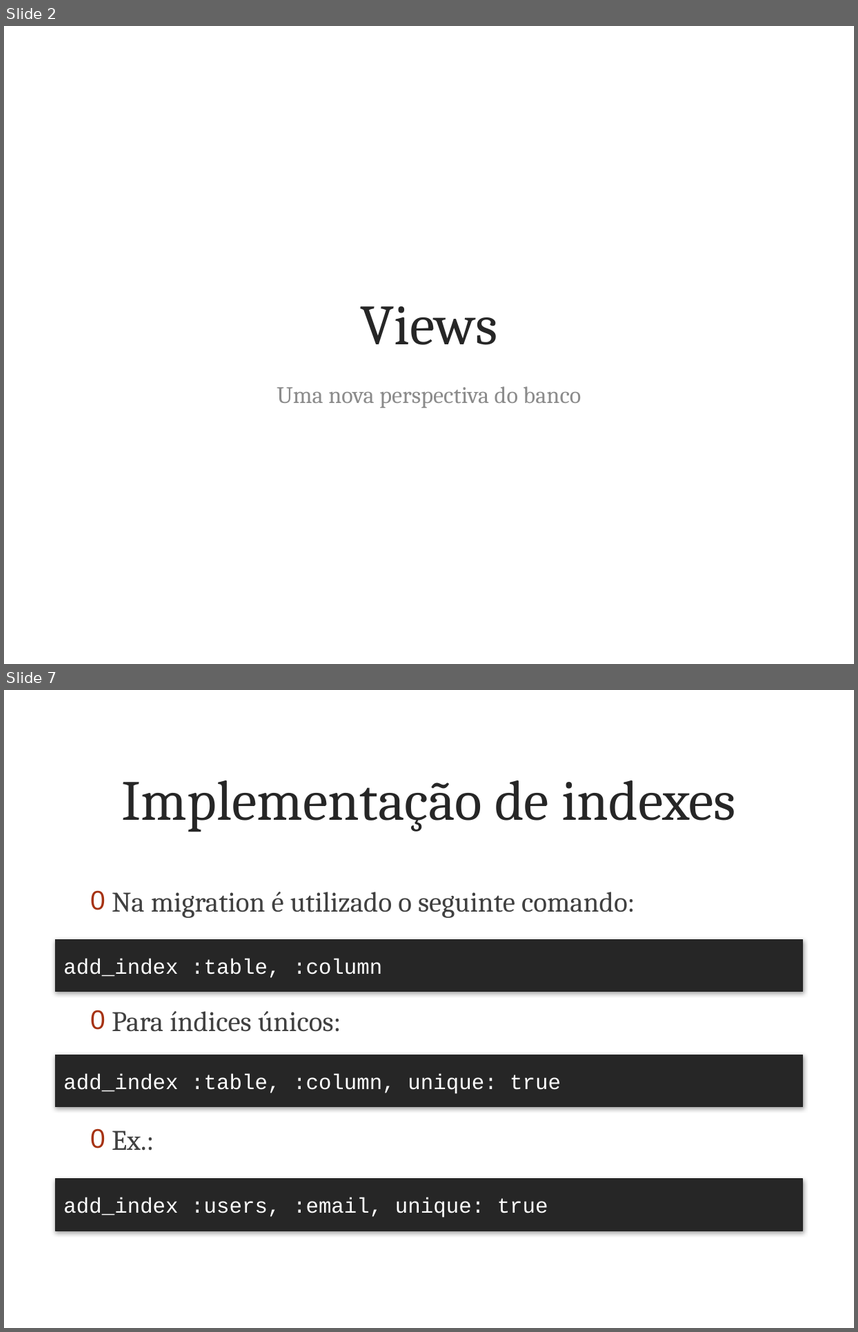
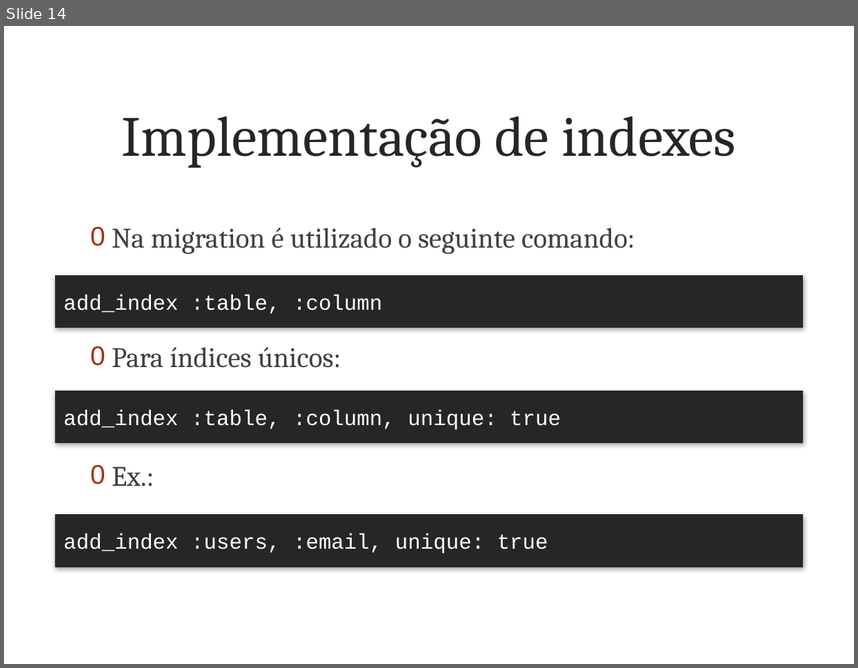
Before and after one commit to marcoafilho/my-last-project, a slide deck: doc/articles/part3/presentation.pptx. Shown one above the other, each under a label of ours: slides 2 and 7 before the commit, slide 14 after it; the slides between them are not shown. The pictures are 858x1332 and 858x668 pixels, drawn with LibreOffice and Linux fonts; fonts in the diff are those of the drawing; background and template pictures are left out. Boxes give left, top, right and bottom in pixels: in the first picture for what was removed or moved away, otherwise in the second. Text is boxed around its words. In the diff, an @@ line names an element or a change of style, - is before the commit and + after.

```diff
--- a/doc/articles/part3/presentation.pptx
+++ b/doc/articles/part3/presentation.pptx
@@ slide 2 removed at bbox=[4, 26, 854, 664], background picture (left out) @@
@@ title removed at bbox=[361, 306, 498, 345] @@
-Views
@@ text removed at bbox=[277, 386, 581, 408] @@
-Uma nova perspectiva do banco
@@ what was slide 7 is now slide 14 @@
```
Also in this commit, not shown: 1 slide changed, 12 slides added, 4 other slides removed, 39 other files.
